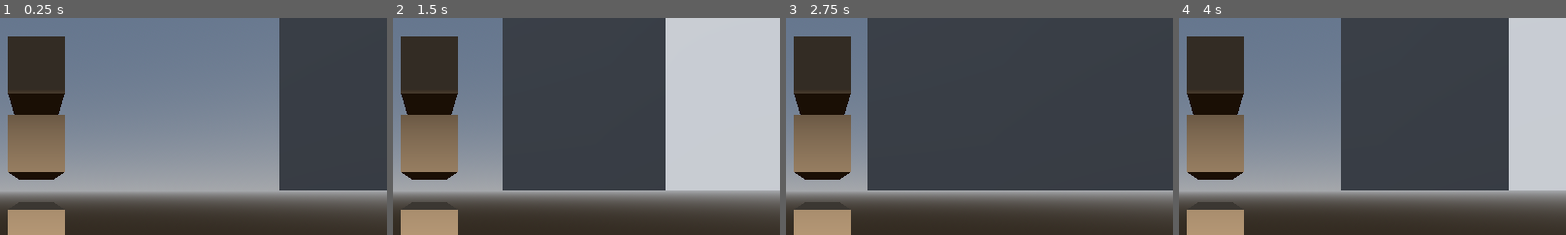
Above: before the commit, frames 1-4 (left to right).
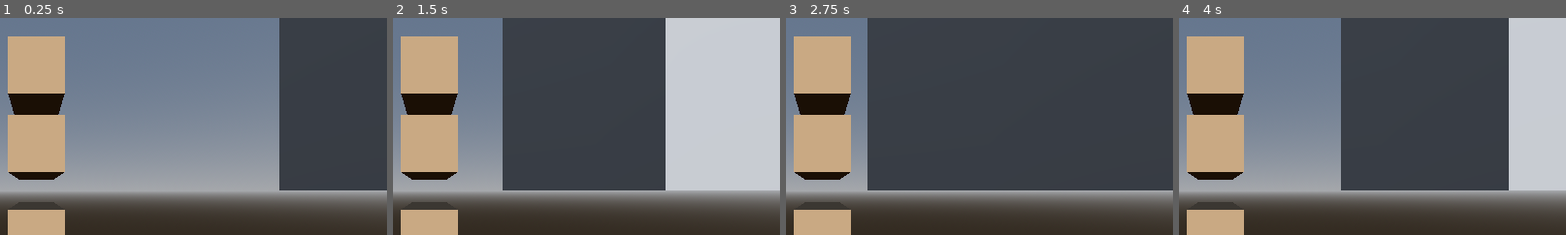
Above: after the commit, the same moments.

Repository: miloszmn7/rwr
Game: Godot game, scene res://main.tscn
Same seed, same stepped clock (60 frames per second), same inputs: the game is played once before the commit and once after it.
Inputs:
- Up to frame 1 (0.25 s): no input
- Up to frame 2 (1.5 s): tap Enter at 0.5 s; hold Right (ui_right) 0.53-1.28 s; hold Down (ui_down) from 1.28 s (still down)
- Up to frame 3 (2.75 s): release Down (ui_down) at 2.03 s; hold Right (ui_right) from 2.03 s (still down)
- Up to frame 4 (4 s): tap Space at 2.75 s; release Right (ui_right) at 2.78 s; hold Up (ui_up) 2.78-3.53 s; hold Left (ui_left) from 3.53 s (still down)
The pictures show only the part of the screen within x 45-95%, y 10-60%; the shares and areas given below are measured in that part.

The runs differ from the first frame. In frame 1, 9.0% of the frame differs, in the area x 2-17%, y 8-97%; in frame 2, 9.0%; in frame 3, 9.0%; in frame 4, 9.0%.

Commit message:
Sceneria i rece, teleportacja i chodzenie

Diff:
--- a/project_files/main.tscn
+++ b/project_files/main.tscn
@@ -51,17 +51,6 @@
 emission_energy_multiplier = 2.0
 
 [sub_resource type="CapsuleShape3D" id="CapsuleShape3D_1bvp3"]
-radius = 0.2
-height = 1.8
-
-[sub_resource type="StandardMaterial3D" id="StandardMaterial3D_lquwl"]
-transparency = 3
-alpha_hash_scale = 0.51
-alpha_antialiasing_mode = 0
-albedo_color = Color(1, 0, 0, 1)
-
-[sub_resource type="CapsuleMesh" id="CapsuleMesh_7mycd"]
-material = SubResource("StandardMaterial3D_lquwl")
 radius = 0.2
 height = 1.8
 
@@ -174,6 +163,3 @@
 [node name="CollisionShape3D" type="CollisionShape3D" parent="Player"]
 transform = Transform3D(1, 0, 0, 0, 1, 0, 0, 0, 1, 0, 0.9, 0)
 shape = SubResource("CapsuleShape3D_1bvp3")
-
-[node name="MeshInstance3D" type="MeshInstance3D" parent="Player/CollisionShape3D"]
-mesh = SubResource("CapsuleMesh_7mycd")
Not shown: 1 places in project_files/main.tscn that only renumber resources
Not shown, changed: docs/index.html
Not shown, changed: docs/index.pck
